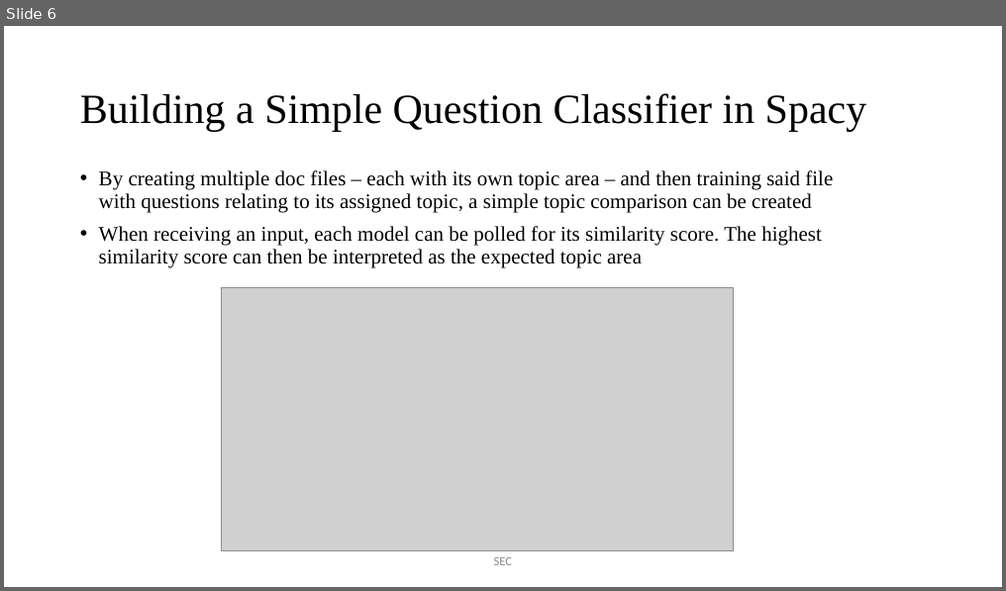
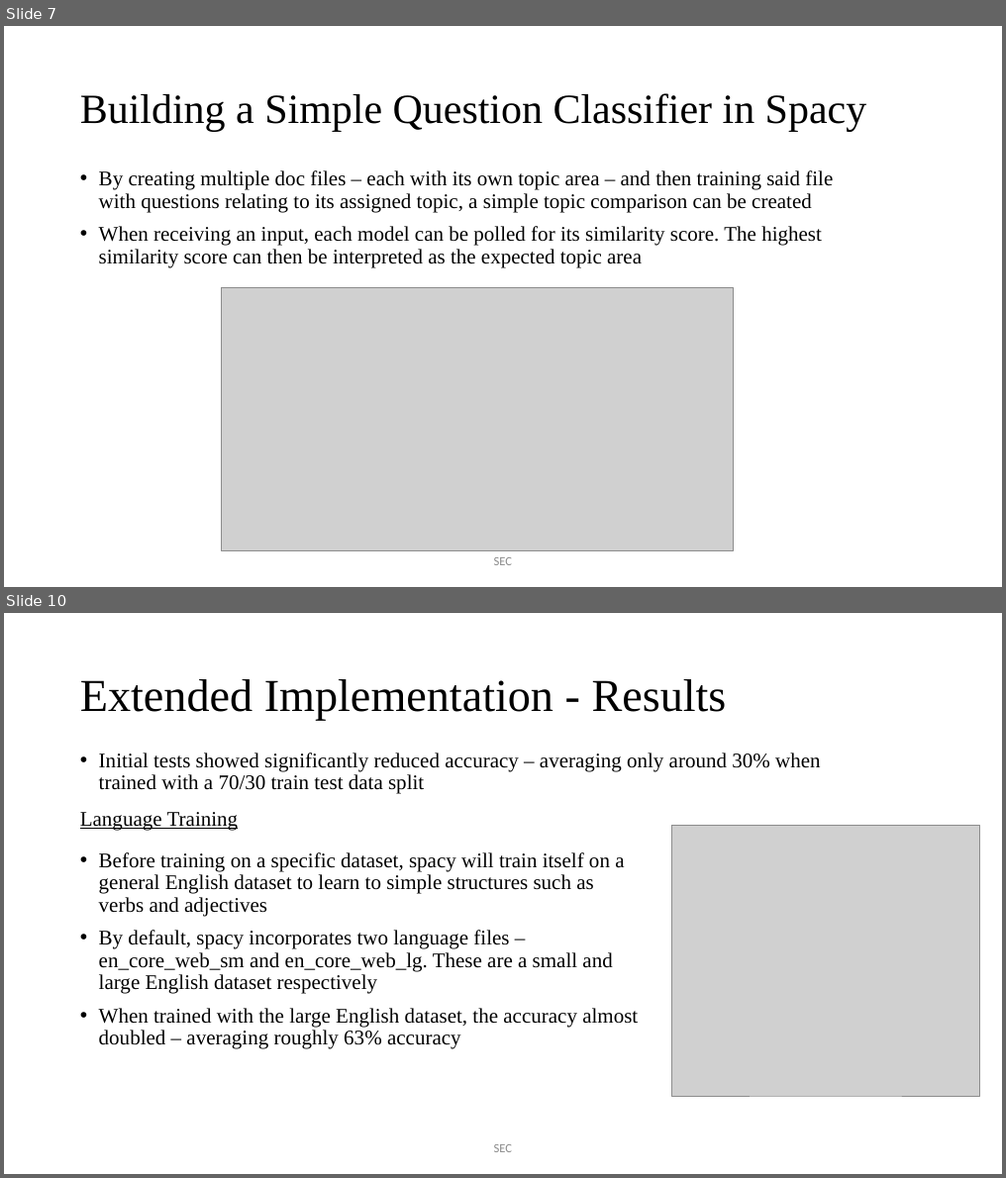
Before and after one commit to JaVonox/AIChatbot, a slide deck: Documentation/100505349.pptx. Shown one above the other, each under a label of ours: slide 6 before the commit, slides 7 and 10 after it; the slides between them are not shown. The pictures are 1006x591 and 1006x1178 pixels, drawn with LibreOffice and Linux fonts; fonts in the diff are those of the drawing; grey boxes stand for pictures. Boxes give left, top, right and bottom in pixels: in the first picture for what was removed or moved away, otherwise in the second. Text is boxed around its words. In the diff, an @@ line names an element or a change of style, - is before the commit and + after.

```diff
--- a/Documentation/100505349.pptx
+++ b/Documentation/100505349.pptx
@@ slide 10 added at (x1=4, y1=613, x2=1002, y2=1174), background #FFFFFF @@
@@ title added at (x1=80, y1=679, x2=727, y2=721), 44 pt, text #000000 @@
+Extended Implementation - Results
@@ text added at (x1=99, y1=753, x2=821, y2=794), 20 pt, text #000000 @@
+• Initial tests showed significantly reduced accuracy – averaging only around 30% when trained with a 70/30 train test data split
@@ text added at (x1=80, y1=812, x2=239, y2=830), 20 pt, text #000000, underline @@
+Language Training
@@ picture added at (x1=672, y1=825, x2=979, y2=1096) @@
@@ text added at (x1=99, y1=853, x2=638, y2=1050), 20 pt, text #000000 @@
+• Before training on a specific dataset, spacy will train itself on a general English dataset to learn to simple structures such as verbs and adjectives
+• By default, spacy incorporates two language files – en_core_web_sm and en_core_web_lg. These are a small and large English dataset respectively
+• When trained with the large English dataset, the accuracy almost doubled – averaging roughly 63% accuracy
@@ text added at (x1=494, y1=1145, x2=512, y2=1153), 12 pt, text #8C8C8C @@
+SEC
@@ what was slide 6 is now slide 7 @@
```
Also in this commit, not shown: 2 slides changed, 10 other slides added, 5 slides removed, 8 other files.
